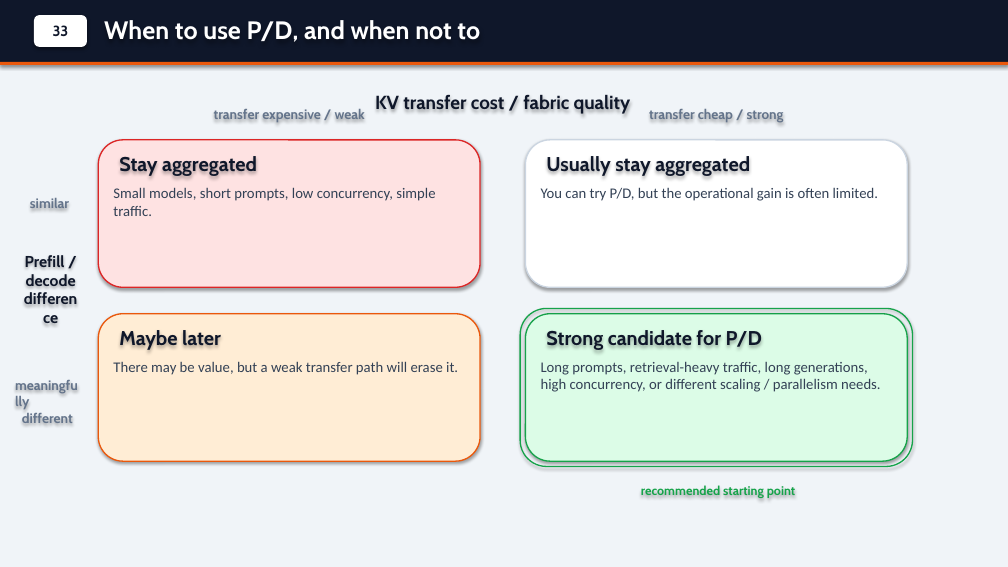
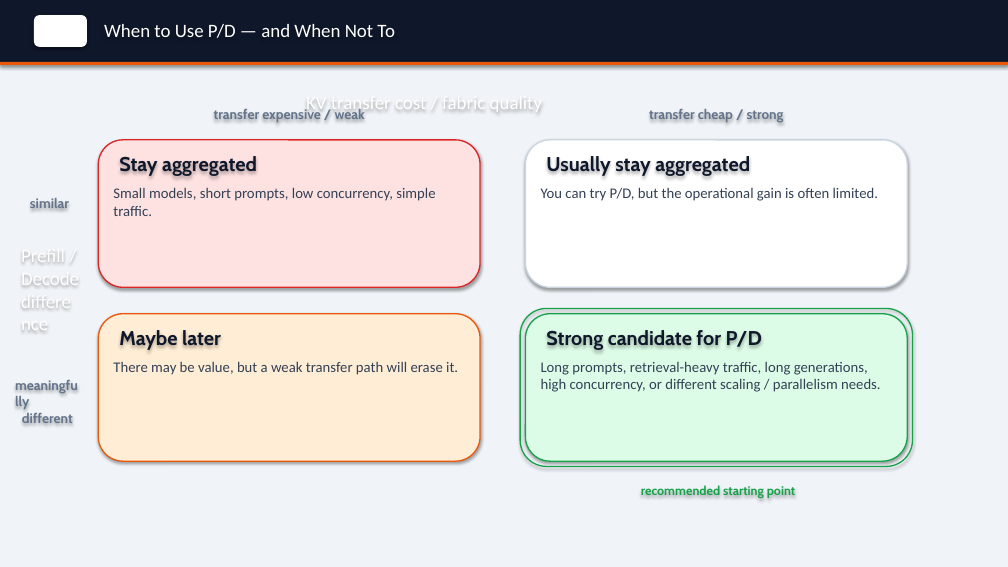
Before and after one commit to andyzhangx/demo, a slide deck: slide 34 of llm/kubecon-na-2026-pd-disaggregation.pptx. Drawn at 1008x567 pixels with LibreOffice and Linux fonts; fonts in the diff are those of the drawing. Boxes give left, top, right and bottom in pixels: in the first picture for what was removed or moved away, otherwise in the second. Text is boxed around its words. In the diff, an @@ line names an element or a change of style, - is before the commit and + after.

```diff
--- a/llm/kubecon-na-2026-pd-disaggregation.pptx
+++ b/llm/kubecon-na-2026-pd-disaggregation.pptx
@@ text in rounded rectangle at (53, 25, 69, 36): text removed @@
-33
@@ text at (104, 24, 395, 38): text changed; size 24 to 18 pt; font Cabin to Calibri; bold off @@
-When to use P/D, and when not to
+When to Use P/D — and When Not To
@@ text "KV transfer cost / fabric ..." at (306, 92, 542, 115): font Cabin to Calibri, text colour #0F172A to #FFFFFF, bold off; alignment centre to left @@
@@ text at (21, 245, 79, 283): text changed; size 15 to 18 pt; font Cabin to Calibri; text colour #0F172A to #FFFFFF; bold off @@
-Prefill / decode difference
+Prefill / Decode difference
```
Also in this commit, not shown: 4 other slides changed, 1 slide added, 1 slide removed.
